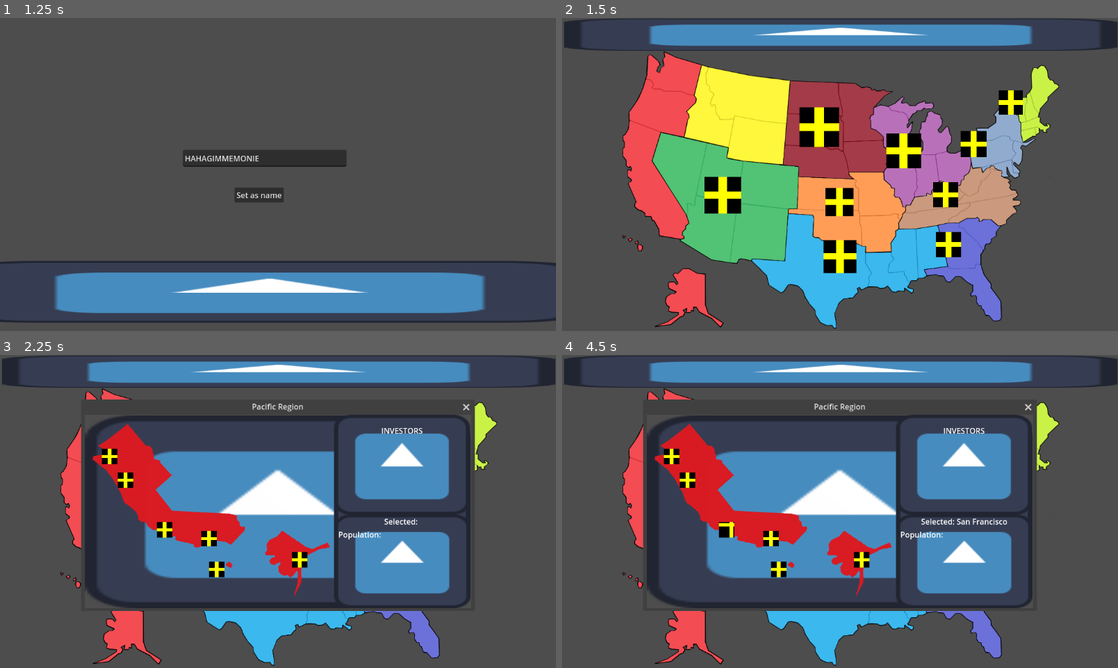
Above: before the commit, frames 1-4 (two rows, left to right).
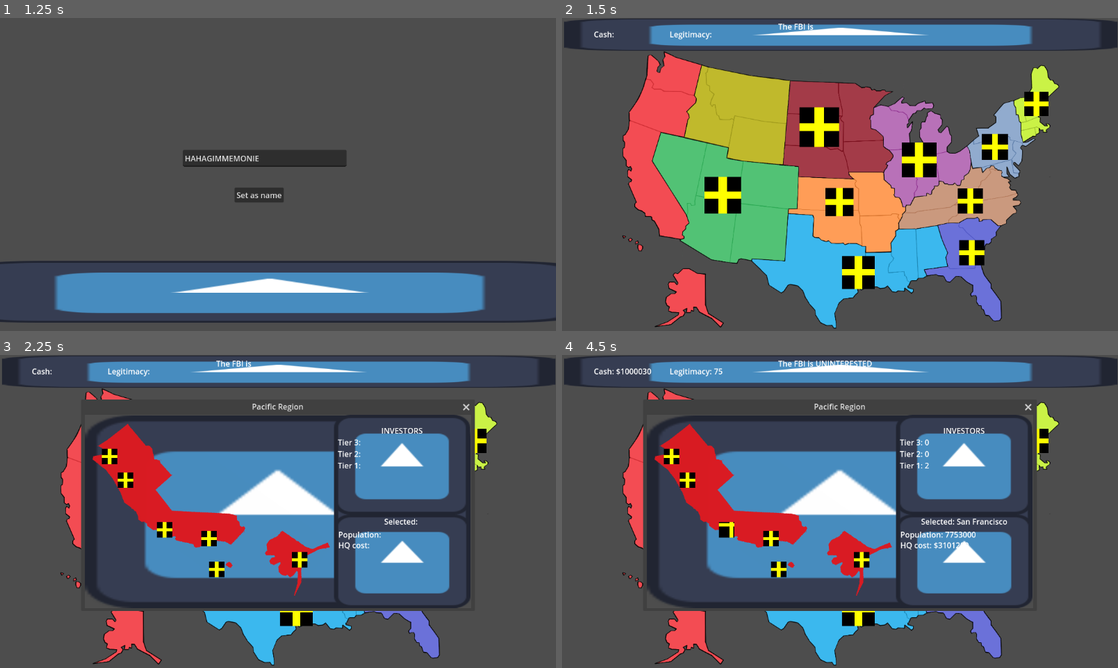
Above: after the commit, the same moments.

Repository: Baconsizzle1738/Pyramid-simulator-sim
Game: Godot game, scene res://Game_Scenes/Main_Menu.tscn
Two runs of this game, one before a commit and one after it. Both use one fixed random seed, a clock stepped at 60 frames per second and the inputs below. The engine's default icon, where the game draws it, is replaced by a stand-in: a white triangle on a blue panel in a dark square.
Inputs (mouse positions are in pixels of both pictures, inside the frame that each line leads up to):
- Up to frame 1 (1.25 s): click "Start" at 0.5 s
- Up to frame 2 (1.5 s): click "Set as name" at 1.25 s
- Up to frame 3 (2.25 s): tap Enter at 2 s; move the mouse to (83, 502) at 2.02 s; click (83, 502) at 2.17 s
- Up to frame 4 (4.5 s): click (673, 455) at 2.75 s; click (689, 480) at 3.5 s; click (728, 530) at 4.25 s

Frame 1 is identical in both runs. In frame 2, 9.6% of the frame differs, in the area x 5-88%, y 1-99%; in frame 3, 0.9%; in frame 4, 1.2%.

Commit message:
AAAAAAAAAAAAAAAAAAAAAAAAAAAAAAAAAAAAAAAAAAAAAA

Diff:
--- a/Game_Scenes/Clickables/Northern_Rockies_Selectable.tscn
+++ b/Game_Scenes/Clickables/Northern_Rockies_Selectable.tscn
@@ -21,7 +21,7 @@
 script = ExtResource("1_t3ov6")
 
 [node name="NorthernRockiesRegion" type="AnimatedSprite2D" parent="."]
-position = Vector2(222, 97)
+position = Vector2(2.00002, 9.00001)
 scale = Vector2(0.469, 0.469)
 sprite_frames = SubResource("SpriteFrames_v3qol")
 
--- a/Game_Scenes/Clickables/Pacific_Region_Selectable.tscn
+++ b/Game_Scenes/Clickables/Pacific_Region_Selectable.tscn
@@ -28,7 +28,7 @@
 texture = ExtResource("2_iw0sj")
 
 [node name="PacificRegion" type="AnimatedSprite2D" parent="."]
-position = Vector2(405, -15)
+position = Vector2(52, 51)
 scale = Vector2(0.469, 0.469)
 sprite_frames = SubResource("SpriteFrames_1xak3")
 
@@ -37,7 +37,7 @@
 [node name="WestCoast" type="CollisionPolygon2D" parent="Area2D"]
 position = Vector2(-193, -316)
 scale = Vector2(1.06798, 1.06798)
-polygon = PackedVector2Array(212, 81, 283, 105, 269, 164, 272, 170, 271, 177, 255, 195, 258, 202, 249, 243, 204, 233, 188, 289, 254, 394, 259, 408, 252, 414, 252, 420, 246, 426, 246, 433, 249, 434, 249, 438, 244, 439, 204, 433, 203, 419, 194, 405, 189, 401, 176, 396, 174, 389, 156, 379, 155, 37 …(268 unchanged characters)…
+polygon = PackedVector2Array(212, 81, 283, 105, 269, 164, 272, 170, 271, 177, 253.75, 193.824, 258.432, 200.378, 249, 243, 204, 233, 187.269, 289.331, 253.75, 394.202, 258.432, 409.184, 251.877, 414.802, 251.877, 421.356, 246.259, 426.038, 246.259, 433.529, 249.068, 435.401, 249.068, 439.147, 242.514, 440.083, 203.187, 433.529, 202.251, 421.356, 192.888, 405.438, 188.206, 402.629, 187.269, 397.011, 176, 396, 174, 389, 156, 379, 155, 37 …(268 unchanged characters)…
 
 [node name="Alaska" type="CollisionPolygon2D" parent="Area2D"]
 position = Vector2(-188, -306)
--- a/Game_Scenes/Game_Map.tscn
+++ b/Game_Scenes/Game_Map.tscn
@@ -42,7 +42,7 @@
 texture = ExtResource("1_3fppp")
 
 [node name="PacificRegionSelectable" parent="." instance=ExtResource("4_3f574")]
-position = Vector2(178, 303)
+position = Vector2(179, 303)
 
 [node name="NorthernRockiesSelectable" parent="." instance=ExtResource("6_u0kkx")]
 position = Vector2(361, 191)
@@ -57,22 +57,22 @@
 position = Vector2(575, 381)
 
 [node name="GulfCoastSelectable" parent="." instance=ExtResource("9_gpm3q")]
-position = Vector2(576, 494)
+position = Vector2(614, 527)
 
 [node name="MidwestSelectable" parent="." instance=ExtResource("10_bgsx3")]
-position = Vector2(708, 275)
+position = Vector2(740, 294)
 
 [node name="AppalachiaSelectable" parent="." instance=ExtResource("11_xgupn")]
-position = Vector2(795, 366)
+position = Vector2(846, 379)
 
 [node name="SouthAtlanticSelectable" parent="." instance=ExtResource("12_6ko11")]
-position = Vector2(801, 469)
+position = Vector2(849, 486)
 
 [node name="NorthAtlanticSelectable" parent="." instance=ExtResource("13_ifc1p")]
-position = Vector2(853, 261)
+position = Vector2(897, 267)
 
 [node name="NewEnglandSelectable" parent="." instance=ExtResource("14_g2aqd")]
-position = Vector2(930, 175)
+position = Vector2(983, 178)
 
 [node name="PacificWindow" type="Window" parent="."]
 title = "Pacific Region"
@@ -201,6 +201,27 @@
 popup_window = true
 
 [node name="NewEnglandPopup" parent="NewEnglandWindow" instance=ExtResource("25_fc2g5")]
+
+[node name="Legit" type="Label" parent="."]
+offset_left = 223.0
+offset_top = 22.0
+offset_right = 265.0
+offset_bottom = 45.0
+text = "Legitimacy:"
+
+[node name="FBIsus" type="Label" parent="."]
+offset_left = 448.0
+offset_top = 6.0
+offset_right = 490.0
+offset_bottom = 29.0
+text = "The FBI is "
+
+[node name="Cash" type="Label" parent="."]
+offset_left = 66.0
+offset_top = 22.0
+offset_right = 108.0
+offset_bottom = 45.0
+text = "Cash:"
 
 [connection signal="close_requested" from="PacificWindow" to="." method="_on_pacific_window_close_requested"]
 [connection signal="close_requested" from="NorthernRockiesWindow" to="." method="_on_northern_rockies_window_close_requested"]
--- a/Game_Scenes/Popups/Northern_Rockies_Popup.tscn
+++ b/Game_Scenes/Popups/Northern_Rockies_Popup.tscn
@@ -13,11 +13,11 @@
 grow_vertical = 2
 
 [node name="Icon" type="Sprite2D" parent="."]
-position = Vector2(445, 219.5)
-scale = Vector2(7.20313, 3.49219)
+position = Vector2(399.5, 198.5)
+scale = Vector2(6.22656, 3.11719)
 texture = ExtResource("1_du4e5")
 
 [node name="NorthRockies" type="Sprite2D" parent="."]
-position = Vector2(742, 398)
-scale = Vector2(0.965244, 0.965244)
+position = Vector2(250, 200)
+scale = Vector2(0.818979, 0.818979)
 texture = ExtResource("2_hadte")
--- a/Game_Scenes/Popups/Pacific_Popup.tscn
+++ b/Game_Scenes/Popups/Pacific_Popup.tscn
@@ -6,6 +6,12 @@
 [ext_resource type="Texture2D" uid="uid://dg2bti02pie76" path="res://Assets/Temp/placeholder1.png" id="3_8p2ej"]
 [ext_resource type="Texture2D" uid="uid://dujsexumthhsn" path="res://Assets/Temp/placeholder2.png" id="4_3g2js"]
 [ext_resource type="ButtonGroup" uid="uid://18mtff06jo8l" path="res://Assets/Button_Groups/Pacific_Cities.tres" id="4_gfrrf"]
+[ext_resource type="Script" path="res://Scripts/Button_Scripts/Seattle.gd" id="7_3uorx"]
+[ext_resource type="Script" path="res://Scripts/Button_Scripts/Portland.gd" id="8_j3k71"]
+[ext_resource type="Script" path="res://Scripts/Button_Scripts/San Francisco.gd" id="9_j7ta4"]
+[ext_resource type="Script" path="res://Scripts/Button_Scripts/Los Angeles.gd" id="10_588tl"]
+[ext_resource type="Script" path="res://Scripts/Button_Scripts/Honolulu.gd" id="11_fqnm1"]
+[ext_resource type="Script" path="res://Scripts/Button_Scripts/Anchorage.gd" id="12_448rl"]
 
 [node name="PacificPopup" type="Control"]
 layout_mode = 3
@@ -40,6 +46,7 @@
 texture_pressed = ExtResource("4_3g2js")
 ignore_texture_size = true
 stretch_mode = 0
+script = ExtResource("7_3uorx")
 
 [node name="Portland" type="TextureButton" parent="Cities"]
 offset_left = 68.0
@@ -52,6 +59,7 @@
 texture_pressed = ExtResource("4_3g2js")
 ignore_texture_size = true
 stretch_mode = 0
+script = ExtResource("8_j3k71")
 
 [node name="San Francisco" type="TextureButton" parent="Cities"]
 offset_left = 149.0
@@ -64,6 +72,7 @@
 texture_pressed = ExtResource("4_3g2js")
 ignore_texture_size = true
 stretch_mode = 0
+script = ExtResource("9_j7ta4")
 
 [node name="Los Angeles" type="TextureButton" parent="Cities"]
 offset_left = 241.0
@@ -76,6 +85,7 @@
 texture_pressed = ExtResource("4_3g2js")
 ignore_texture_size = true
 stretch_mode = 0
+script = ExtResource("10_588tl")
 
 [node name="Honolulu" type="TextureButton" parent="Cities"]
 offset_left = 257.0
@@ -88,6 +98,7 @@
 texture_pressed = ExtResource("4_3g2js")
 ignore_texture_size = true
 stretch_mode = 0
+script = ExtResource("11_fqnm1")
 
 [node name="Anchorage" type="TextureButton" parent="Cities"]
 offset_left = 429.0
@@ -100,6 +111,7 @@
 texture_pressed = ExtResource("4_3g2js")
 ignore_texture_size = true
 stretch_mode = 0
+script = ExtResource("12_448rl")
 
 [node name="Icon2" type="Sprite2D" parent="."]
 position = Vector2(657, 200.5)
@@ -145,6 +157,14 @@
 horizontal_alignment = 1
 vertical_alignment = 1
 
+[node name="HQCost" type="Label" parent="Data"]
+offset_left = 525.0
+offset_top = 258.0
+offset_right = 790.0
+offset_bottom = 281.0
+text = "HQ cost:"
+vertical_alignment = 1
+
 [node name="Population" type="Label" parent="Data"]
 layout_mode = 0
 offset_left = 525.0
@@ -153,3 +173,27 @@
 offset_bottom = 259.0
 text = "Population:"
 vertical_alignment = 1
+
+[node name="Tier3Invest" type="Label" parent="Data"]
+offset_left = 524.0
+offset_top = 45.0
+offset_right = 789.0
+offset_bottom = 68.0
+text = "Tier 3:"
+vertical_alignment = 1
+
+[node name="Tier2Invest" type="Label" parent="Data"]
+offset_left = 524.0
+offset_top = 69.0
+offset_right = 789.0
+offset_bottom = 92.0
+text = "Tier 2:"
+vertical_alignment = 1
+
+[node name="Tier1Invest" type="Label" parent="Data"]
+offset_left = 524.0
+offset_top = 93.0
+offset_right = 789.0
+offset_bottom = 116.0
+text = "Tier 1:"
+vertical_alignment = 1
--- /dev/null
+++ b/Scripts/Basic_City_Data.gd
@@ -0,0 +1,7 @@
+extends Node
+
+const HQ_COST_MULT = 0.4
+
+var population
+var HQs = 0
+var HQBaseCost
--- /dev/null
+++ b/Scripts/Button_Scripts/Anchorage.gd
@@ -0,0 +1,12 @@
+extends "res://Scripts/Basic_City_Data.gd"
+
+
+# Called when the node enters the scene tree for the first time.
+func _ready():
+	population = 287125
+	HQBaseCost = population * HQ_COST_MULT
+
+
+# Called every frame. 'delta' is the elapsed time since the previous frame.
+func _process(delta):
+	pass
--- /dev/null
+++ b/Scripts/Button_Scripts/Honolulu.gd
@@ -0,0 +1,12 @@
+extends "res://Scripts/Basic_City_Data.gd"
+
+
+# Called when the node enters the scene tree for the first time.
+func _ready():
+	population = 1035498
+	HQBaseCost = population * HQ_COST_MULT
+
+
+# Called every frame. 'delta' is the elapsed time since the previous frame.
+func _process(delta):
+	pass
--- /dev/null
+++ b/Scripts/Button_Scripts/Los Angeles.gd
@@ -0,0 +1,12 @@
+extends "res://Scripts/Basic_City_Data.gd"
+
+
+# Called when the node enters the scene tree for the first time.
+func _ready():
+	population = 12534000
+	HQBaseCost = population * HQ_COST_MULT
+
+
+# Called every frame. 'delta' is the elapsed time since the previous frame.
+func _process(delta):
+	pass
--- /dev/null
+++ b/Scripts/Button_Scripts/Portland.gd
@@ -0,0 +1,12 @@
+extends "res://Scripts/Basic_City_Data.gd"
+
+
+# Called when the node enters the scene tree for the first time.
+func _ready():
+	population = 3280736
+	HQBaseCost = population * HQ_COST_MULT
+
+
+# Called every frame. 'delta' is the elapsed time since the previous frame.
+func _process(delta):
+	pass
--- /dev/null
+++ b/Scripts/Button_Scripts/San Francisco.gd
@@ -0,0 +1,12 @@
+extends "res://Scripts/Basic_City_Data.gd"
+
+
+# Called when the node enters the scene tree for the first time.
+func _ready():
+	population = 7753000
+	HQBaseCost = population * HQ_COST_MULT
+
+
+# Called every frame. 'delta' is the elapsed time since the previous frame.
+func _process(delta):
+	pass
--- /dev/null
+++ b/Scripts/Button_Scripts/Seattle.gd
@@ -0,0 +1,12 @@
+extends "res://Scripts/Basic_City_Data.gd"
+
+
+# Called when the node enters the scene tree for the first time.
+func _ready():
+	population = 4018762
+	HQBaseCost = population * HQ_COST_MULT
+
+
+# Called every frame. 'delta' is the elapsed time since the previous frame.
+func _process(delta):
+	pass
--- a/Scripts/Game_Data.gd
+++ b/Scripts/Game_Data.gd
@@ -7,12 +7,18 @@
 var cash = 1000000.0
 var FBIsus = 0.0 #ceil the number to get the FBIstatus(FBIstatis[ceil(FBIsus)])
 var FBIstatus = ["UNINTERESTED", "INTRIGUED", "SUSPICIOUS", "ALARMED", "APPREHENDING"]
+var Tier3Worth = 1000
+var Tier2Worth = 250
+var Tier1Worth = 15
 
-#run at game start
+#run at game start, reset values to default
 func init():
 	legit = 75
 	cash = 1000000.0
 	FBIsus = 0.0
+	Tier3Worth = 1000
+	Tier2Worth = 250
+	Tier1Worth = 15
 	#FBIstatus = "uninterested"
 
 
--- /dev/null
+++ b/Scripts/Popup_Data.gd
@@ -0,0 +1,27 @@
+extends Control
+
+@export var group: ButtonGroup
+
+var regionPopulation
+#var BaseInvestGrowth
+var publicity = 5
+
+#Base daily investor growth factor
+var Tier3GrowthFactor = 0.0000000005
+var Tier2GrowthFactor = 0.000000001
+var Tier1GrowthFactor = 0.00000001
+
+#external growth factors
+var ExternalFactor3 = 1
+var ExternalFactor2 = 1
+var ExternalFactor1 = 1
+
+# Buffer if growth has a decimal
+var buffer3 = 0.0
+var buffer2 = 0.0
+var buffer1 = 0.0
+
+# Actual number of investors
+var Tier3 = 0
+var Tier2 = 0
+var Tier1 = 0
--- a/Scripts/Popup_Scripts/Pacific_Popup.gd
+++ b/Scripts/Popup_Scripts/Pacific_Popup.gd
@@ -1,16 +1,41 @@
-extends Control
-
-@export var group: ButtonGroup
+extends "res://Scripts/Popup_Data.gd"
 
 # Called when the node enters the scene tree for the first time.
 func _ready():
+	regionPopulation = 53400000
+	#BaseInvestGrowth = 0.0000003 * regionPopulation
 	for i in group.get_buttons():
 		i.connect("pressed", button_pressed) #connect all buttons to the buttons_pressed() func
 
 func button_pressed():
 	print(group.get_pressed_button().get_name())
 	$Data/SelectedCity.text = "Selected: "+group.get_pressed_button().get_name()
+	$Data/Population.text = "Population: "+str(group.get_pressed_button().population)
+	$Data/HQCost.text = "HQ cost: $"+str(group.get_pressed_button().HQBaseCost)
 
-# Called every frame. 'delta' is the elapsed time since the previous frame.
-func _process(delta):
-	pass
+# Called to update region data
+func tick():
+	buffer3 += regionPopulation * Tier3GrowthFactor * publicity * ExternalFactor3
+	buffer2 += regionPopulation * Tier2GrowthFactor * publicity * ExternalFactor2
+	buffer1 += regionPopulation * Tier1GrowthFactor * publicity * ExternalFactor1
+	var grow3 = int(buffer3) # no half ppl
+	var grow2 = int(buffer2)
+	var grow1 = int(buffer1)
+
+	#subtract from buffer
+	buffer3 -= grow3
+	buffer2 -= grow2
+	buffer1 -= grow1
+	print(buffer2)
+
+	Tier3 += grow3
+	Tier2 += grow2
+	Tier1 += grow1
+	print(Tier2)
+
+	var TotalCashGenerated = grow3*GameData.Tier3Worth + grow2*GameData.Tier2Worth + grow1*GameData.Tier1Worth
+	GameData.cash += TotalCashGenerated
+
+	$Data/Tier3Invest.text = "Tier 3: "+str(int(Tier3))
+	$Data/Tier2Invest.text = "Tier 2: "+str(int(Tier2))
+	$Data/Tier1Invest.text = "Tier 1: "+str(int(Tier1))
--- a/Scripts/Scene_Scripts/Game_Map.gd
+++ b/Scripts/Scene_Scripts/Game_Map.gd
@@ -9,6 +9,8 @@
 var legit = 75
 var cash = 1000000.0
 var FBIsus = 0
+
+var timePast = 0
 
 @onready var PacificIDX
 @onready var NorthernRockiesIDX
@@ -54,6 +56,22 @@
 		#print(PacificIndex)
 		frameOneLoad = true
 
+	if choosing: #make !choosing later
+		timePast += delta
+		#print(delta)
+		if timePast >= 3: # tick game every "second" representing a "day"
+			print("tick "+str(timePast))
+
+			#tick each region
+			$PacificWindow/PacificPopup.tick()
+
+			#update HUD data
+			$Legit.text = "Legitimacy: "+str(GameData.legit)
+			$FBIsus.text = "The FBI is "+GameData.FBIstatus[int(ceil(GameData.FBIsus))]
+			$Cash.text = "Cash: $"+str(GameData.cash)
+
+			#reset time
+			timePast = 0
 	#other stuff
 
 
Binary file changed: Assets/Map_Graphics/blueRegion_ponziProject.png
Binary file changed: Assets/Map_Graphics/brownRegion_ponziProject.png
Binary file changed: Assets/Map_Graphics/darkBlueRegion_ponziProject.png
Binary file changed: Assets/Map_Graphics/greenRegion_ponziProject.png
Binary file changed: Assets/Map_Graphics/indigoRegion_ponziProject.png
Binary file changed: Assets/Map_Graphics/limeRegion_ponziProject.png
Binary file changed: Assets/Map_Graphics/magentaRegion_ponziProject.png
Binary file changed: Assets/Map_Graphics/maroonRegion_ponziProject.png
Binary file changed: Assets/Map_Graphics/orangeRegion_ponziProject.png
Binary file changed: Assets/Map_Graphics/redRegion_ponziProject.png
Binary file changed: Assets/Map_Graphics/yellowRegion_ponziProject.png
Not shown: 1 places in Game_Scenes/Game_Map.tscn that only renumber resources
(and 1 more such lines)
